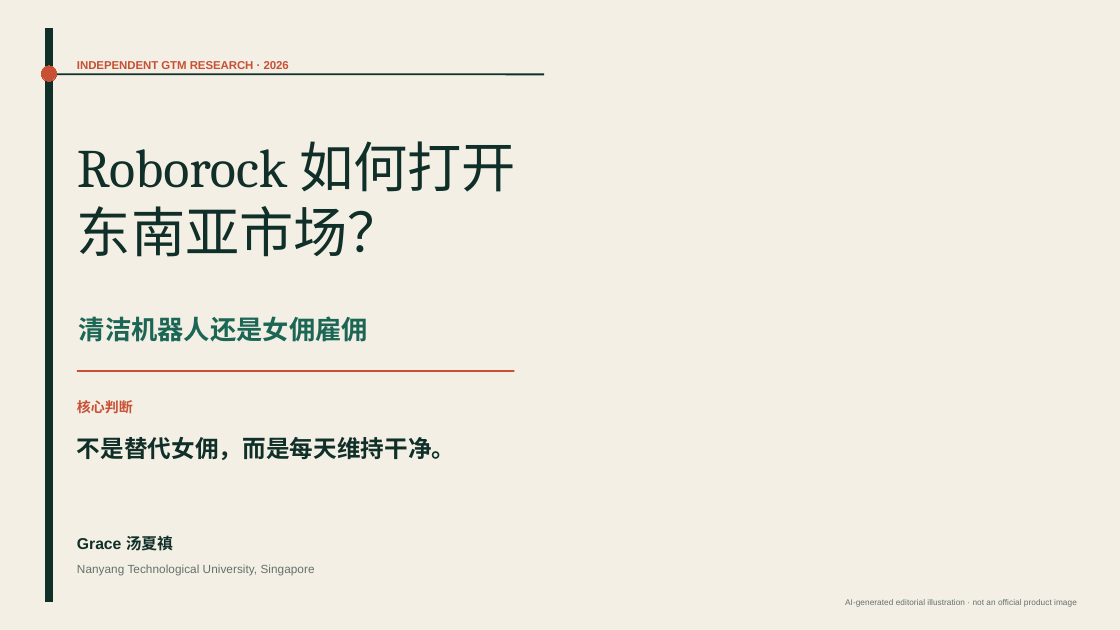
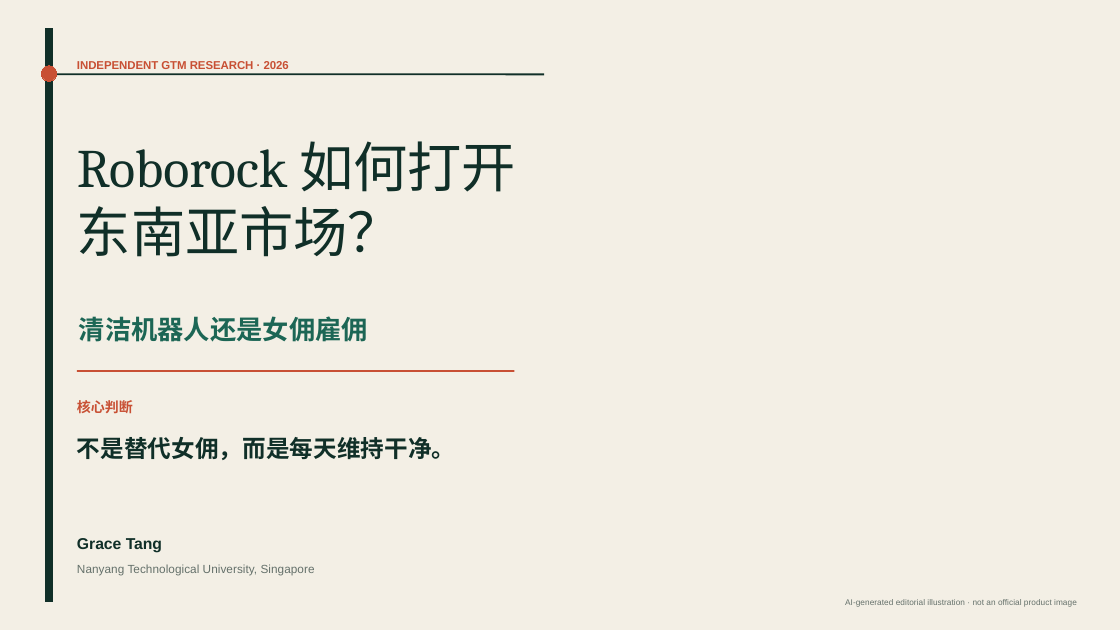
Before and after one commit to gracetang0925/roborock-sea-gtm, a slide deck: slide 1 of deliverables/Roborock东南亚市场进入研究_新加坡_GTM_2026.pptx. Drawn at 1120x630 pixels with LibreOffice and Linux fonts; fonts in the diff are those of the drawing; background and template pictures are left out. Boxes give left, top, right and bottom in pixels: in the first picture for what was removed or moved away, otherwise in the second. Text is boxed around its words. In the diff, an @@ line names an element or a change of style, - is before the commit and + after.

```diff
--- a/deliverables/Roborock东南亚市场进入研究_新加坡_GTM_2026.pptx
+++ b/deliverables/Roborock东南亚市场进入研究_新加坡_GTM_2026.pptx
@@ text at [77, 538, 162, 553]: text changed @@
-Grace 汤夏禛
+Grace Tang
```
Also in this commit, not shown: 10 other files.
